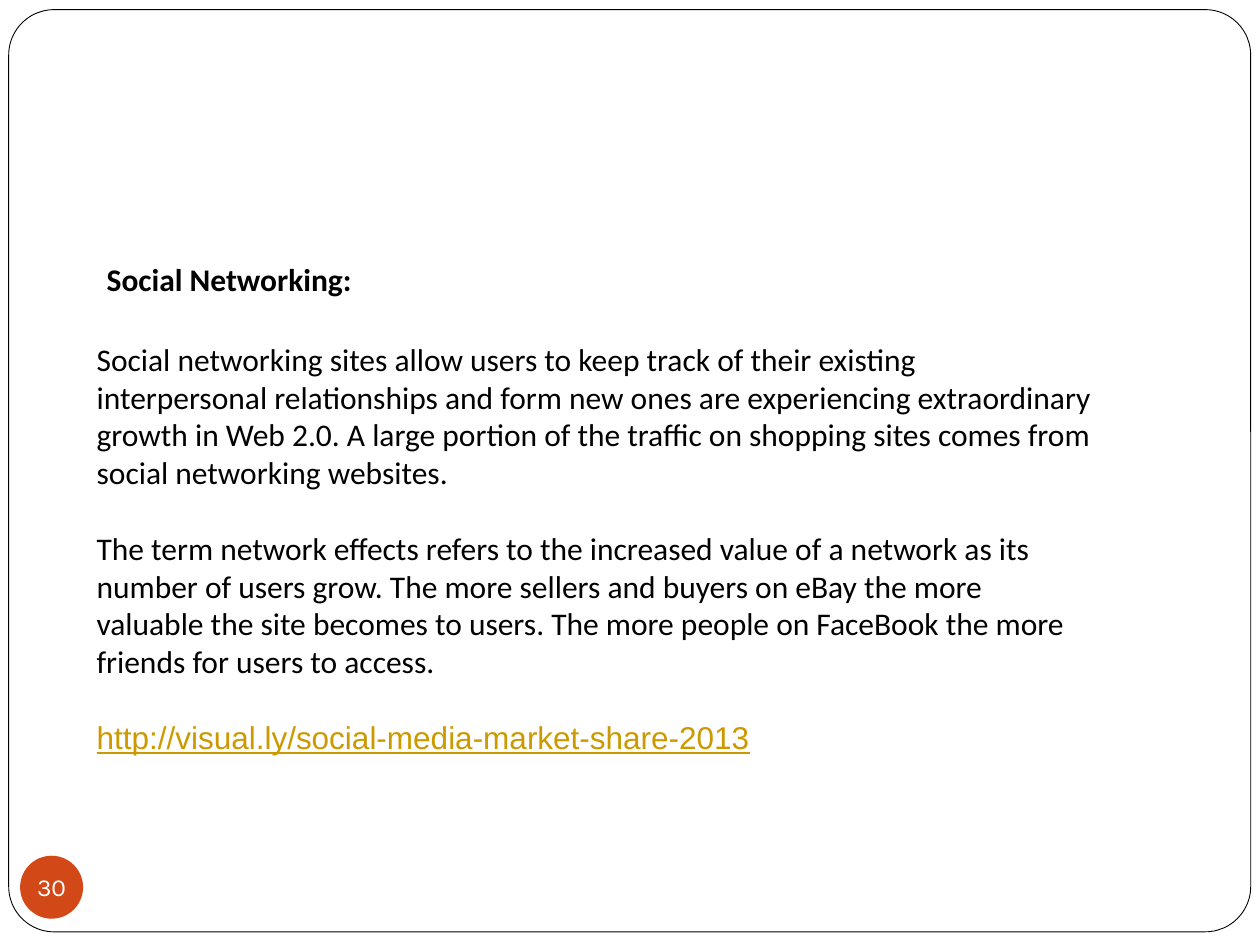
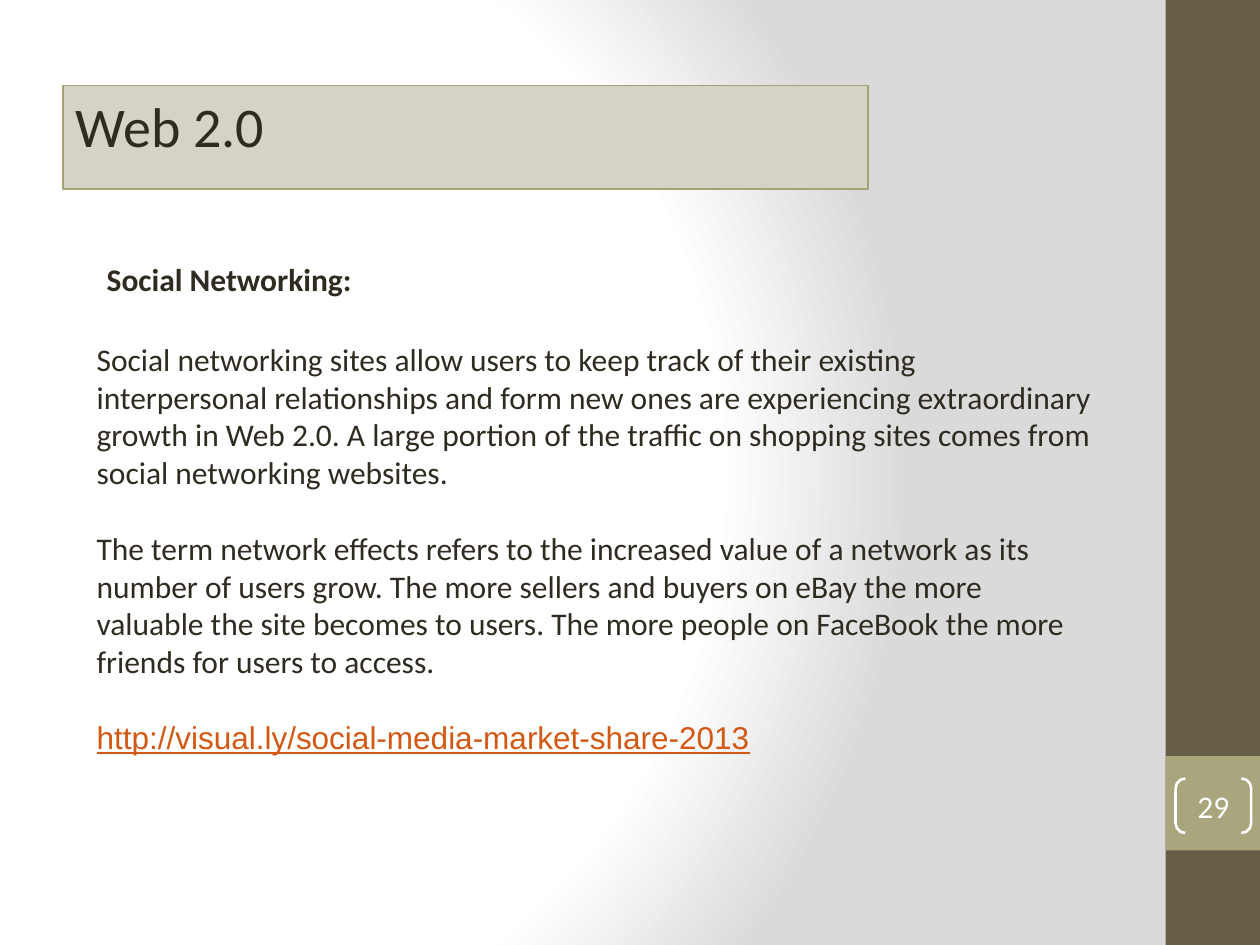
Before and after one commit to MetaInformation/MetaInformation.github.io, a slide deck: slide 29 of topic01/talk-1/1_introduction.pptx (slide 30 before the commit). Drawn at 1260x945 pixels with LibreOffice and Linux fonts; fonts in the diff are those of the drawing; background and template pictures are left out. Boxes give left, top, right and bottom in pixels: in the first picture for what was removed or moved away, otherwise in the second. Text is boxed around its words. In the diff, an @@ line names an element or a change of style, - is before the commit and + after.

```diff
--- a/topic01/talk-1/1_introduction.pptx
+++ b/topic01/talk-1/1_introduction.pptx
@@ background #FFFFFF to gradient #FFFFFF to #DADADA @@
@@ rounded rectangle removed at (x1=9, y1=10, x2=1251, y2=932) @@
@@ rectangle added at (x1=1166, y1=0, x2=1260, y2=945), fill #675E47 @@
@@ rectangle added at (x1=63, y1=86, x2=868, y2=189), fill #D5D4C5, outline #A6A278 1 pt, 32 pt, text #2F2B20 @@
+Web 2.0
@@ text "Social Networking:" at (x1=107, y1=269, x2=352, y2=297): text colour #000000 to #2F2B20 @@
@@ text "Social networking sites allow users ..." at (x1=97, y1=349, x2=1091, y2=755): text colour #000000 to #2F2B20 in "Social networking sites allow users to keep ...", "The term network effects refers to the ..."; text colour #CC9900 to #D25814 in "http://visual.ly/social-media-market-share-2013" @@
@@ rectangle added at (x1=1166, y1=756, x2=1260, y2=850), fill #A9A57C @@
@@ page number added at (x1=1176, y1=779, x2=1251, y2=833), outline #FFFFFF 1.5 pt, 18 pt, text #FFFFFF @@
+29
@@ page number removed at (x1=20, y1=856, x2=83, y2=919) @@
-30
```
Also in this commit, not shown: 36 other slides changed, 2 slides added, 3 slides removed, 1 other file.
